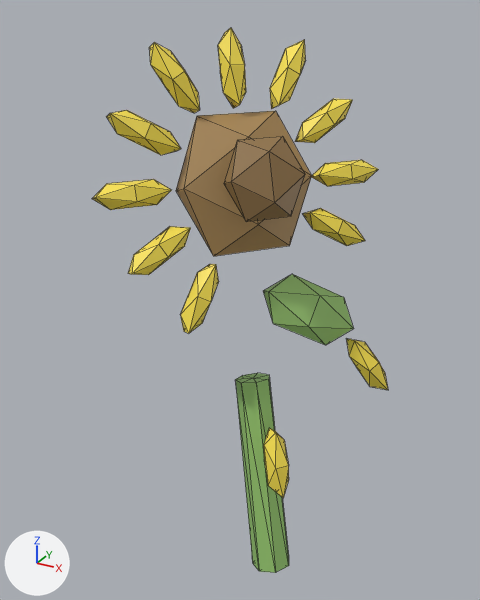
The glTF model public/studio/v2.15.0/d_sunflower/model.glb, before and after one commit.
Before and after are seen from a camera (50 mm lens) standing at (6.32, -11.65, 3.24) and looking at (-0.01, -0.14, -2.52). Lighting does not change. The marker at lower left points along +X, +Y and +Z. The first picture is the older version. Mesh edges are drawn as thin lines. Where no turn or scale is listed for an object, it has been applied to the vertices.

The first picture shows 'part0', 'part1', 'part10', 'part11', 'part12', 'part14', 'part15', 'part4', 'part5', 'part6', 'part7', 'part8', 'part9' and 3 more.
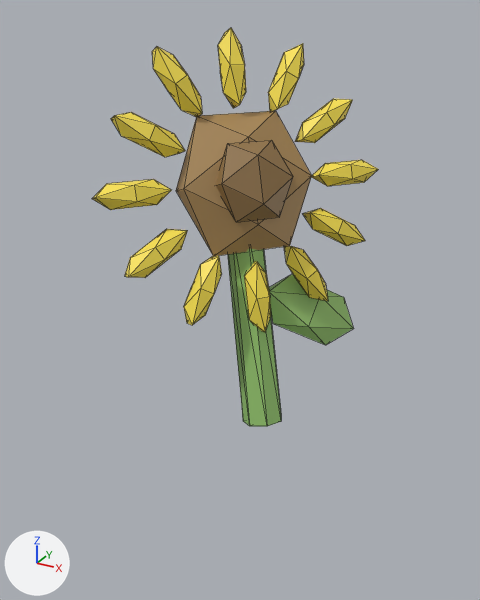
The change in detail:
me_geometry_1 is used by ob_part1; location (0.0, 0.0, 0.0).
me_geometry_1 had 12 vertices, 20 faces and spanned x 0.151..1.393, y -1.324..0.097, z -0.413..1.024.
me_geometry_1 now has 12 vertices, 20 faces and spans x -0.232..1.01, y -1.019..0.402, z -0.564..0.872.
me_geometry_1 part 1: the whole mesh is moved by (-0.383, 0.304, -0.152).
me_geometry_6 is used by ob_part6; location (0.0, 0.0, 0.0).
me_geometry_6 had 12 vertices, 20 faces and spanned x -1.694..-0.682, y -0.88..-0.296, z 1.344..2.657.
me_geometry_6 now has 12 vertices, 20 faces and spans x -1.65..-0.638, y -0.86..-0.276, z 1.273..2.586.
me_geometry_6 part 2: the whole mesh is moved by (0.044, 0.02, -0.071).
me_geometry_7 is used by ob_part7; location (0.0, 0.0, 0.0).
me_geometry_7 had 12 vertices, 20 faces and spanned x -2.028..-0.808, y -1.869..-0.803, z 0.662..1.496.
me_geometry_7 now has 12 vertices, 20 faces and spans x -1.972..-0.752, y -1.819..-0.753, z 0.622..1.455.
me_geometry_7 part 3: the whole mesh is moved by (0.056, 0.05, -0.041).
me_geometry_9 is used by ob_part9; location (0.0, 0.0, 0.0).
me_geometry_9 had 12 vertices, 20 faces and spanned x -1.346..-0.462, y -2.415..-1.08, z -1.466..-0.632.
me_geometry_9 now has 12 vertices, 20 faces and spans x -1.382..-0.498, y -2.481..-1.145, z -1.507..-0.673.
me_geometry_9 part 4: the whole mesh is moved by (-0.036, -0.066, -0.041).
me_geometry_10 is used by ob_part10; location (0.0, 0.0, 0.0).
me_geometry_10 had 12 vertices, 20 faces and spanned x -0.55..0.077, y -1.907..-0.892, z -2.697..-1.384.
me_geometry_10 now has 12 vertices, 20 faces and spans x -0.531..0.096, y -1.813..-0.798, z -2.556..-1.243.
me_geometry_10 part 5: the whole mesh is moved by (0.019, 0.094, 0.141).
me_geometry_11 is used by ob_part11; location (0.0, 0.0, 0.0).
me_geometry_11 had 12 vertices, 20 faces and spanned x 1.094..1.711, y -1.406..-0.829, z -6.373..-4.873.
me_geometry_11 now has 12 vertices, 20 faces and spans x 0.265..0.882, y -0.745..-0.168, z -2.945..-1.445.
me_geometry_11 part 6: the whole mesh is moved by (-0.829, 0.66, 3.428).
me_geometry_12 is used by ob_part12; location (0.0, 0.0, 0.0).
me_geometry_12 had 12 vertices, 20 faces and spanned x 2.026..3.038, y 0.809..1.393, z -4.676..-3.363.
me_geometry_12 now has 12 vertices, 20 faces and spans x 0.716..1.728, y 0.214..0.798, z -2.556..-1.243.
me_geometry_12 part 7: the whole mesh is moved by (-1.31, -0.595, 2.121).
me_geometry_14 is used by ob_part14; location (0.0, 0.0, 0.0).
me_geometry_14 had 16 vertices, 28 faces and spanned x 0.07..1.76, y -1.48..0.04, z -8.62..-4.13.
me_geometry_14 now has 16 vertices, 28 faces and spans x -0.39..1.29, y -1.11..0.41, z -5.08..-0.59.
me_geometry_14 part 8: the whole mesh is moved by (-0.46, 0.37, 3.54).

Changed parts and their boxes [x1, y1, x2, y2] in the pictures (480 x 600 px):
'part14', moved: before [236, 373, 289, 573]; after [228, 248, 281, 426]
'part1', moved: before [224, 136, 305, 222]; after [216, 140, 293, 222]
'part11', moved: before [264, 428, 289, 498]; after [244, 261, 271, 332]
'part12', moved: before [346, 338, 388, 390]; after [284, 246, 328, 301]
'part6', moved: before [149, 42, 200, 113]; after [152, 47, 202, 117]
'part7', moved: before [107, 110, 181, 155]; after [111, 112, 185, 157]
'part10', moved: before [181, 264, 219, 333]; after [184, 256, 222, 325]
'part9', moved: before [128, 226, 191, 275]; after [125, 229, 188, 278]
